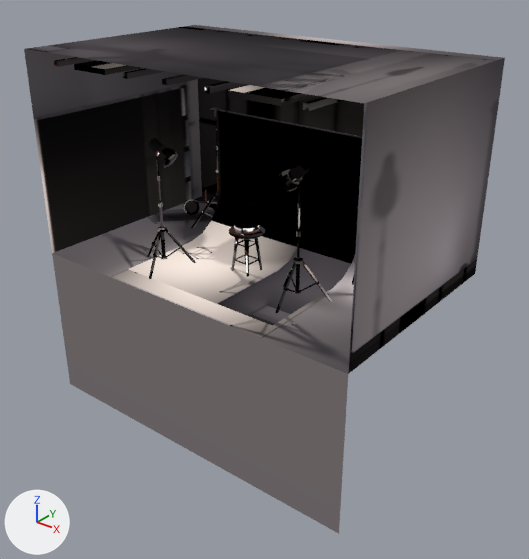
What one commit did to the glTF model public/hero.glb.
One viewpoint serves both versions: a 50 mm camera at (3.75, -3.58, 2.71) aimed at (0.14, 0.93, -0.09). Lighting does not change. The marker at lower left points along +X, +Y and +Z. Vertices at the same position are counted once.

The scene before the commit, as lines of its bpy script (objects in view):
```python
me_plane_004 = bpy.data.meshes.new('Plane.004')
me_plane_004.from_pydata(...)  # 2126 vertices, 3192 faces; spans x -1.6..1.6, y -1.0..1.0, z -1.42..1.8
me_plane_004.materials.append(mat_baked_potatoes)
ob_baked_potato = bpy.data.objects.new('Baked Potato', me_plane_004)
ob_baked_potato.location = (0.0, 1.0, 0.0)
```
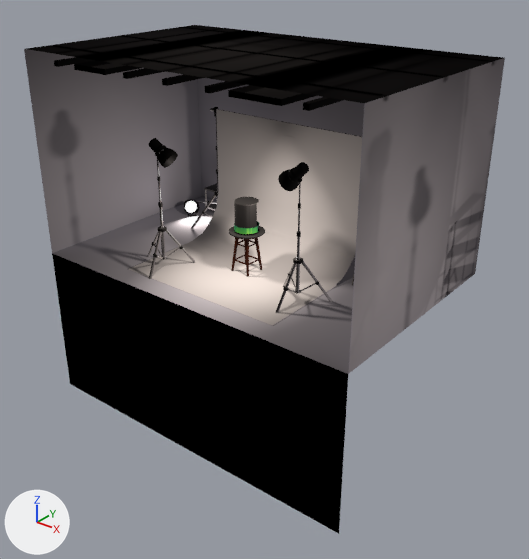
Commit message: new hero

Location of each change, [x1, y1, x2, y2] in pixels of the pictures (529 x 559 px; the box of a moved part takes in the faces that stretch with it):
part 1 of me_plane_004, moved or reshaped: before [229, 197, 265, 239]; after [229, 199, 265, 239]
part 2 of me_plane_004, moved or reshaped: [203, 206, 356, 278] in both
part 3 of me_plane_004, surface changed: [24, 25, 505, 534] in both

Patch to the scene script:
```diff
--- a/public/hero.glb.py
+++ b/public/hero.glb.py
@@ me_plane_004 @@
 # used by ob_baked_potato; location = (0.0, 1.0, 0.0)
-me_plane_004.from_pydata(...)  # 2126 vertices, 3192 faces; spans x -1.6..1.6, y -1.0..1.0, z -1.42..1.8
+me_plane_004.from_pydata(...)  # 2192 vertices, 3256 faces; spans x -1.6..1.6, y -1.0..1.0, z -1.42..1.8
+# me_plane_004 part 1: 19 vertices moved within x -0.06..0.08, y -0.27..-0.09, z 0.37..0.64; 86 vertices removed from x -0.12..0.18, y -0.32..-0.02, z 0.37..0.64; 150 vertices added at x -0.12..0.18, y -0.32..-0.02, z 0.36..0.64
+# me_plane_004 part 2: 2 vertices removed from x -0.8..0.8, y 0.28, z 0.12; 4 vertices added at x -0.8..0.8, y 0.23..0.31, z 0.09..0.17
+# me_plane_004 part 3: 2793 kept faces spanning x -1.6..1.6, y -1.0..1.0, z -1.42..1.8 get new texture (UV) coordinates
 me_plane_004.materials.append(mat_baked_potatoes)
```
